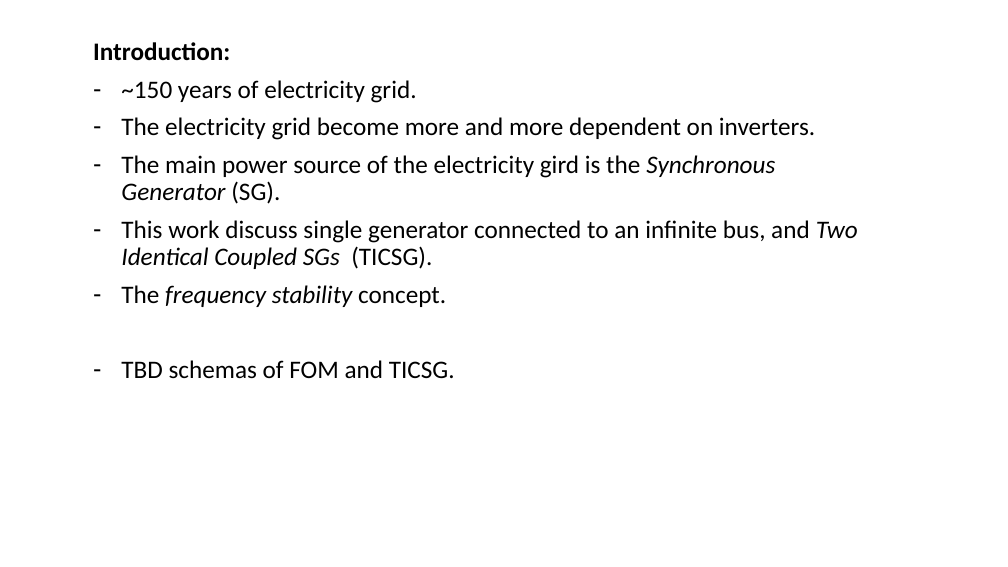
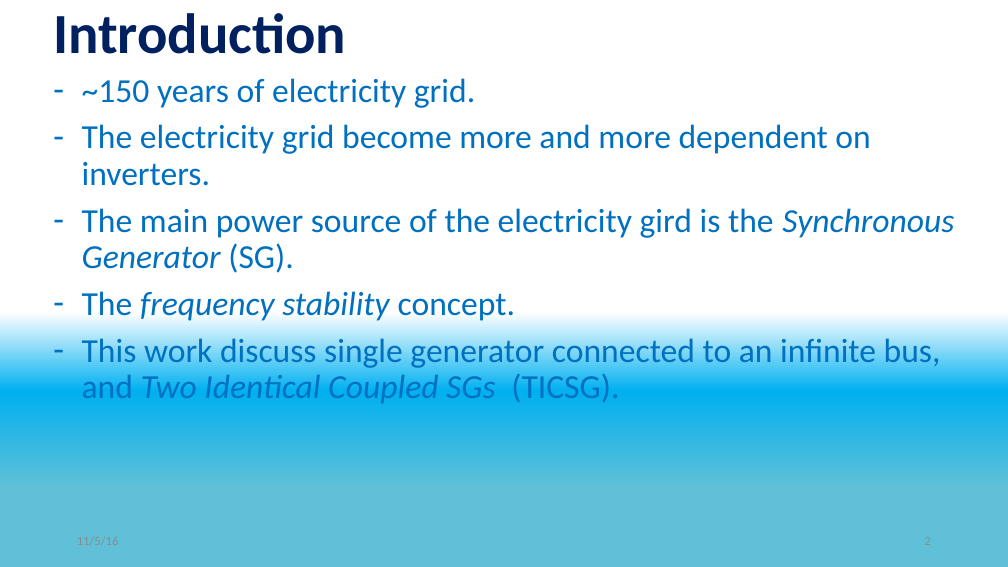
Before and after one commit to eladven/thesis, a slide deck: slide 2 of Presentations/Seminar.pptx. Drawn at 1008x567 pixels with LibreOffice and Linux fonts; fonts in the diff are those of the drawing. Boxes give left, top, right and bottom in pixels: in the first picture for what was removed or moved away, otherwise in the second. Text is boxed around its words. In the diff, an @@ line names an element or a change of style, - is before the commit and + after.

```diff
--- a/Presentations/Seminar.pptx
+++ b/Presentations/Seminar.pptx
@@ background #FFFFFF to gradient #FFFFFF to #00B0F0 to #60C0D8 @@
@@ title added at (53,13,346,54), 54 pt, text #002060, bold @@
+Introduction
@@ subtitle at (93,42,230,61): paragraph removed @@
-Introduction:
@@ subtitle "~150 years of electricity grid.": place and size @@
-subtitle "~150 years of electricity grid." at (93,42,858,379)
+subtitle "~150 years of electricity grid." at (82,78,954,403)
@@ subtitle at (82,78,954,403): size 24 to 32 pt, text colour #000000 to #0070C0 in "~150 years of electricity grid.", "The electricity grid become more and more ...", "The main power source of the electricity ...", "This work discuss single generator connected to ..." @@
@@ subtitle at (82,291,515,321): paragraph added @@
+– The frequency stability concept.
@@ subtitle at (121,285,455,379): paragraphs removed @@
-– The frequency stability concept.
-– TBD schemas of FOM and TICSG.
```
Also in this commit, not shown: 6 other slides changed, 16 slides added, 20 slides removed.
